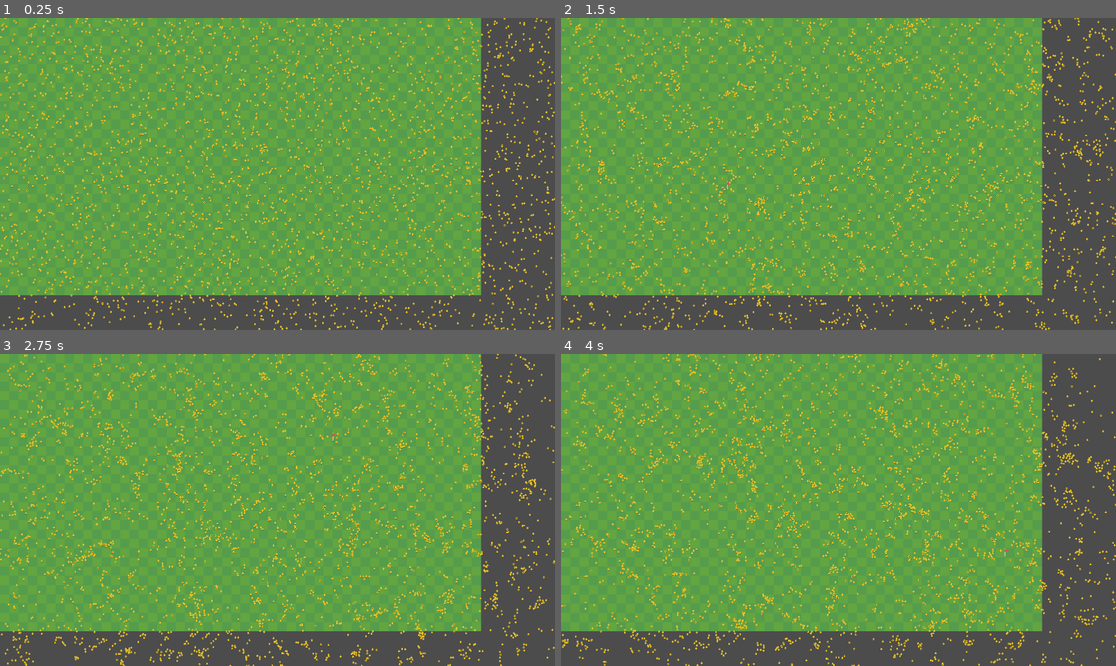
Above: before the commit, frames 1-4 (two rows, left to right).
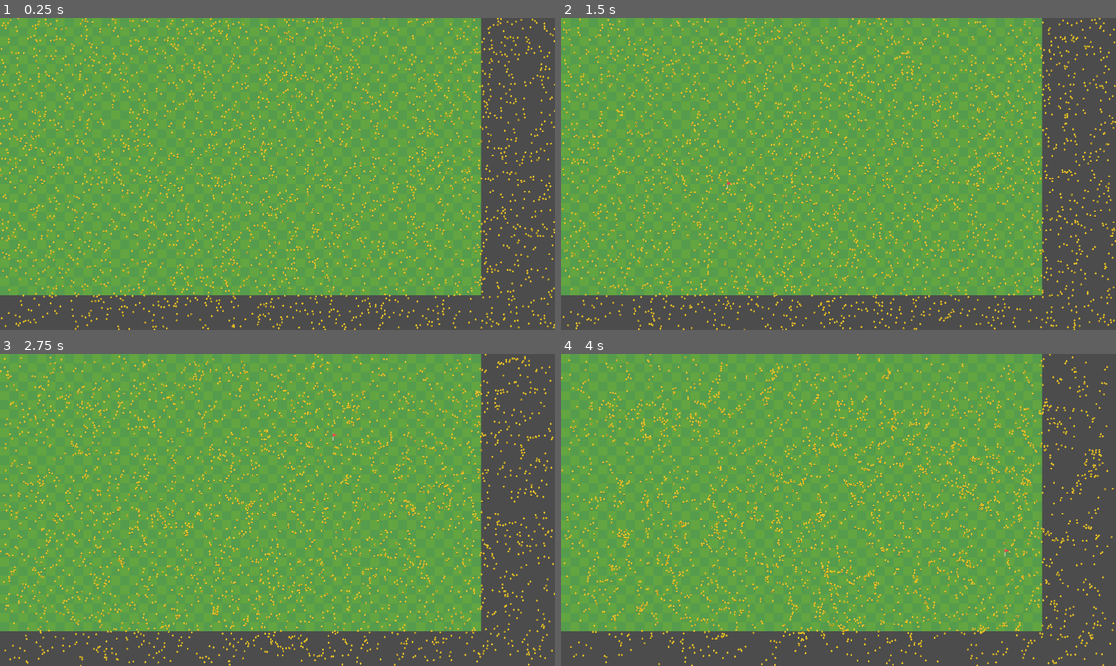
Above: after the commit, the same moments.

Repository: kyrick/godot-boids-acceleration-structure
Game: Godot game, scene res://Levels/RandomSpawn/RandomSpawn.tscn
The game is run twice, just before and just after one commit, with the same random seed, the same clock (stepped at 60 frames per second) and the same inputs. The project has no main scene, so this scene is started directly.
Inputs (mouse positions are in pixels of both pictures, inside the frame that each line leads up to):
- Up to frame 1 (0.25 s): no input
- Up to frame 2 (1.5 s): move the mouse to (960, 158) at 0.52 s; click (960, 158) at 0.67 s; move the mouse to (727, 189) at 1.27 s; click (727, 189) at 1.42 s
- Up to frame 3 (2.75 s): move the mouse to (333, 441) at 2.02 s; click (333, 441) at 2.17 s
- Up to frame 4 (4 s): move the mouse to (810, 572) at 2.77 s; click (810, 572) at 2.92 s; move the mouse to (1005, 556) at 3.52 s; click (1005, 556) at 3.67 s

The runs differ from the first frame. In frame 1, 13% of the frame differs, in the area x 0-100%, y 0-100%; in frame 2, 13%; in frame 3, 13%; in frame 4, 12%.

Commit message:
boid code cleanup

Diff:
--- a/Actors/Boid/Boid.gd
+++ b/Actors/Boid/Boid.gd
@@ -20,7 +20,6 @@
 
 func _ready():
 	randomize()
-	_velocity = Vector2(rand_range(-1, 1), rand_range(-1, 1)).normalized() * max_speed
 	_mouse_target = get_random_target()
 
 
@@ -39,27 +38,27 @@
 
 func _physics_process(delta):
 
-	if _accel_struct != null:
-		var scaled_point = _accel_struct.scale_point(position)
-		var flock = _accel_struct.get_bodies(scaled_point, _velocity)
 
-		var mouse_vector = Vector2.ZERO
-		if _mouse_target != Vector2.INF:
-			mouse_vector = global_position.direction_to(_mouse_target) * max_speed * mouse_follow_force
+	var scaled_point = _accel_struct.scale_point(position)
+	var flock = _accel_struct.get_bodies(scaled_point, _velocity)
 
-		# get cohesion, alginment, and separation vectors
-		var vectors = get_flock_status(flock)
+	var mouse_vector = Vector2.ZERO
+	if _mouse_target != Vector2.INF:
+		mouse_vector = global_position.direction_to(_mouse_target) * mouse_follow_force
 
-		# steer towards vectors
-		var cohesion_vector = vectors[0] * cohesion_force
-		var align_vector = vectors[1] * algin_force
-		var separation_vector = vectors[2] * separation_force
+	# get cohesion, alginment, and separation vectors
+	var vectors = get_flock_status(flock)
 
-		var acceleration = cohesion_vector + align_vector + separation_vector + mouse_vector
+	# steer towards vectors
+	var cohesion_vector = vectors[0] * cohesion_force
+	var align_vector = vectors[1] * algin_force
+	var separation_vector = vectors[2] * separation_force
 
-		_velocity = (_velocity + acceleration).clamped(max_speed)
+	var acceleration = (cohesion_vector + separation_vector + mouse_vector) * max_speed + align_vector
 
-		_prev_point = _accel_struct.update_body(self, scaled_point, _prev_point)
+	_velocity = (_velocity + acceleration).clamped(max_speed)
+
+	_prev_point = _accel_struct.update_body(self, scaled_point, _prev_point)
 
 
 func get_flock_status(flock: Array):
@@ -81,14 +80,14 @@
 
 					var d = position.distance_to(neighbor_pos)
 					if d != 0 and d < avoid_distance:
-						avoid_vector -= (neighbor_pos - position).normalized() * (avoid_distance / d * max_speed)
+						avoid_vector -= (neighbor_pos - position).normalized() * (avoid_distance / d)
 
 	if flock_size:
 		align_vector /= flock_size
 		flock_center /= flock_size
 
 		var center_dir = position.direction_to(flock_center)
-		var center_speed = max_speed * (position.distance_to(flock_center) / view_distance)
+		var center_speed = (position.distance_to(flock_center) / view_distance)
 		center_vector = center_dir * center_speed
 
 	return [center_vector, align_vector, avoid_vector]
--- a/Actors/Boid/Boid.tscn
+++ b/Actors/Boid/Boid.tscn
@@ -12,7 +12,7 @@
 cohesion_force = 0.2
 algin_force = 0.5
 separation_force = 0.2
-view_distance = 15.0
+view_distance = 20.0
 avoid_distance = 10.0
 
 [node name="Chicken" type="Sprite" parent="."]
